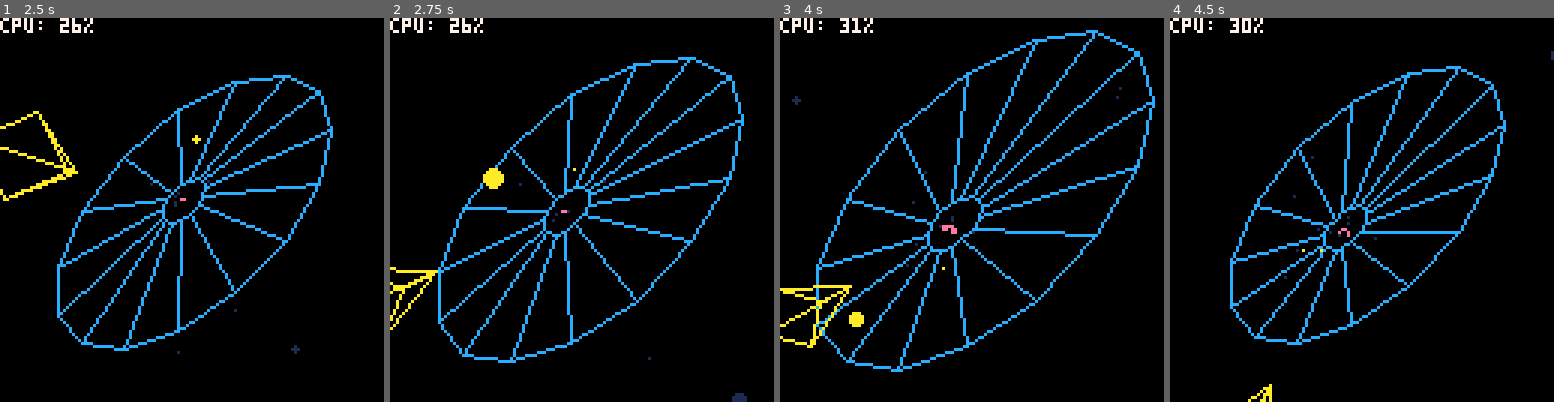
Above: before the commit, frames 1-4 (left to right).
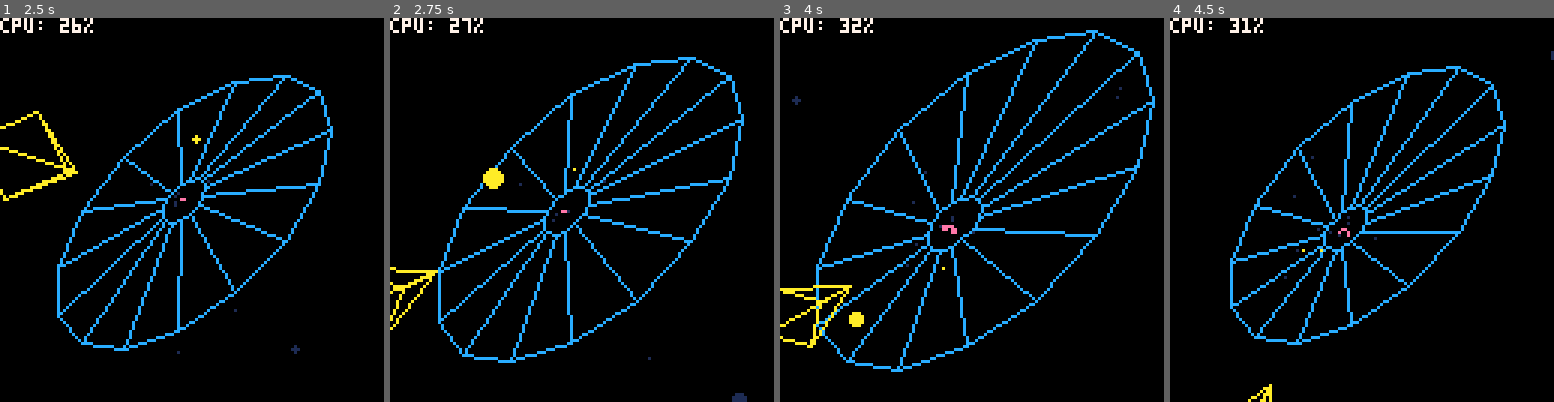
Above: after the commit, the same moments.

Repository: tesselode/web-pilot
Game: PICO-8 cartridge t1k.p8
The game is run twice, just before and just after one commit, with the same random seed, the same clock (stepped at 60 frames per second) and the same inputs.
Inputs:
- Up to frame 1 (2.5 s): tap X (X key) at 0.33, 1.07, 1.85 s; tap O (Z key) at 0.7, 1.7, 2.1 s; hold Right 1.6-2.1 s; hold Right from 2.47 s (still down)
- Up to frame 2 (2.75 s): keep holding Right; tap O (Z key) at 2.5 s
- Up to frame 3 (4 s): tap O (Z key) at 2.9, 3.3, 3.7 s; tap X (X key) at 2.97 s; release Right at 3.03 s; hold Left 3.08-3.58 s
- Up to frame 4 (4.5 s): hold Right from 4.02 s (still down); tap X (X key) at 4.08 s; tap O (Z key) at 4.1 s

Frame 1 is identical in both runs. In frame 2, less than 0.1% of the frame differs, in the area x 18-22%, y 0-4%; in frame 3, less than 0.1%; in frame 4, less than 0.1%.

Commit message:
more robust collision detection

Diff:
--- a/t1k.p8
+++ b/t1k.p8
@@ -228,6 +228,7 @@
 
 class.player = class.physical:extend()
 
+class.player.radius = 4
 class.player.acceleration = .01
 class.player.friction = .05
 class.player.reload_time = 6
@@ -287,6 +288,7 @@
 
 class.player_bullet = class.physical:extend()
 
+class.player_bullet.radius = 3
 class.player_bullet.speed = .0025
 
 function class.player_bullet:new(web, position, z)
@@ -322,6 +324,7 @@
 	self.entities = entities
 	self.position = position
 	self.z = z
+	self.radius = 6
 	self.flip_timer = self.flip_interval
 	self.flip_direction = 0
 	self.flip_progress = 0
@@ -387,7 +390,7 @@
 	self.y = y
 	self.z = z
 	self.color = color
-	self.r = 2
+	self.r = 4
 	self.direction = rnd(1)
 	self.speed = 2 + rnd(2)
 	self.life = 30
@@ -472,8 +475,8 @@
 			for j = i + 1, #self.entities do
 				local other = self.entities[j]
 				if other:is(class.physical) then
-					local colliding = abs(other.x - entity.x) < 8
-								and abs(other.y - entity.y) < 8
+					local distance = (other.x - entity.x) * (other.x - entity.x) + (other.y - entity.y) * (other.y - entity.y)
+					local colliding = distance < (other.radius + entity.radius) * (other.radius + entity.radius)
 								and abs(other.z - entity.z) < .01
 					if colliding then
 						if entity.collide then entity:collide(other) end
